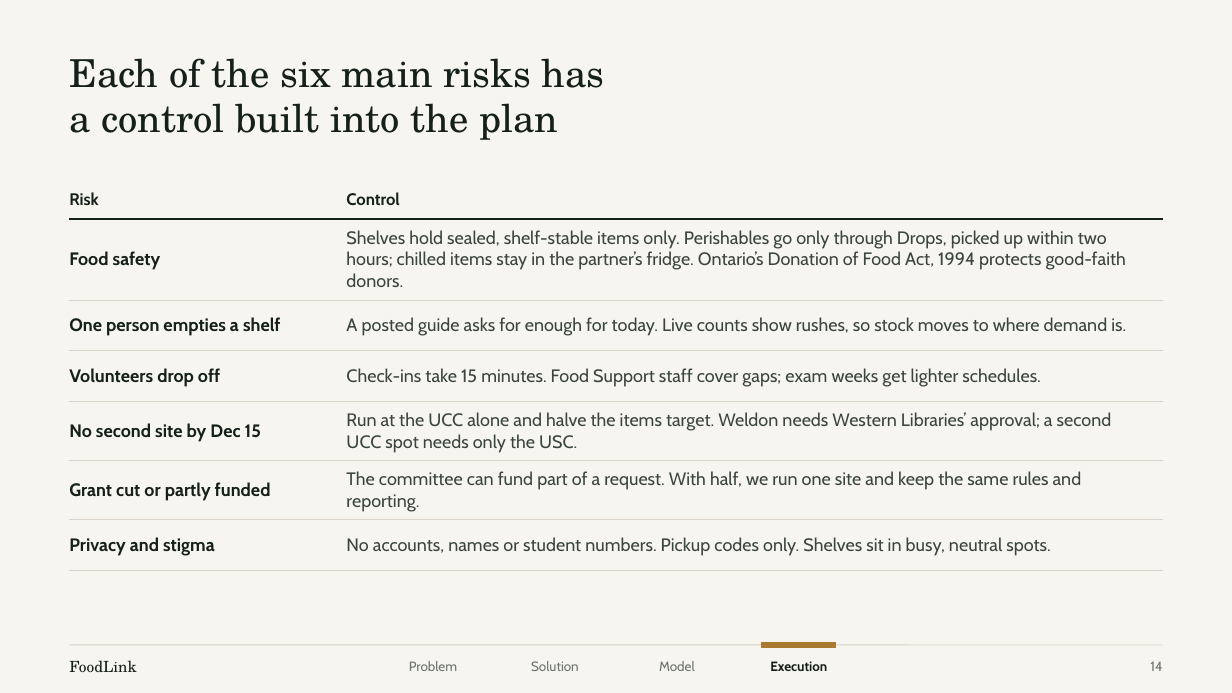
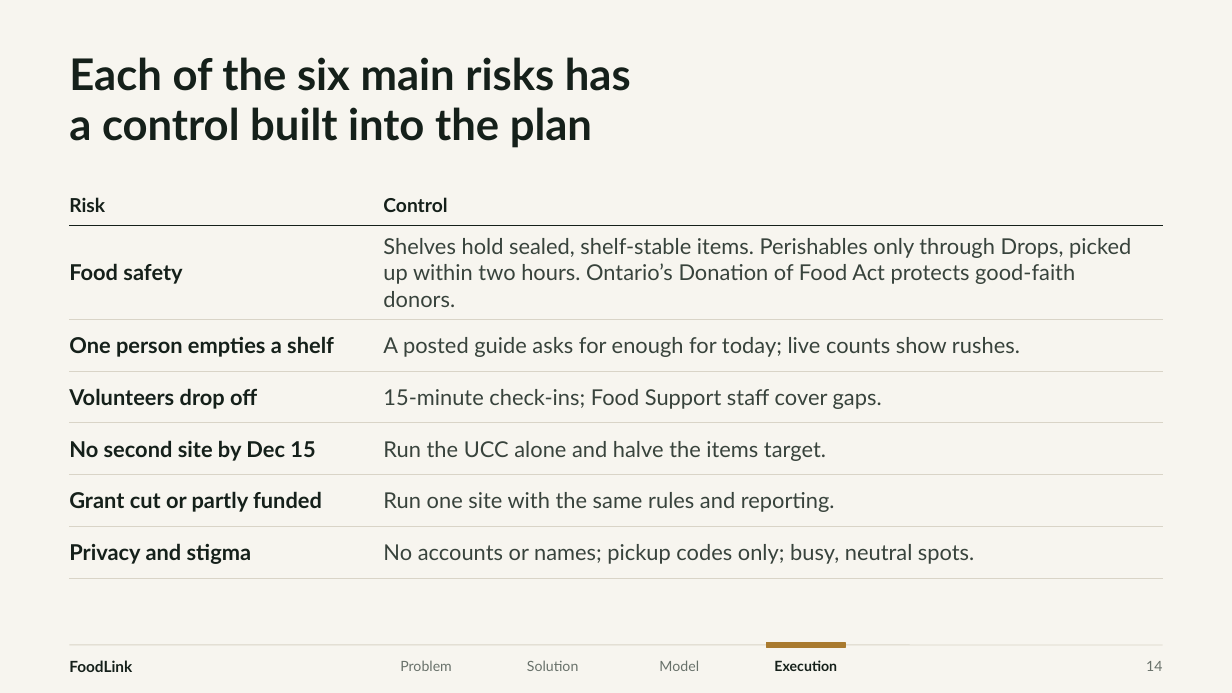
Before and after one commit to xingexu/aspire, a slide deck: slide 14 of deck/PBSN_ASPIRE_FoodLink.pptx. Drawn at 1232x693 pixels with LibreOffice and Linux fonts; fonts in the diff are those of the drawing. Boxes give left, top, right and bottom in pixels: in the first picture for what was removed or moved away, otherwise in the second. Text is boxed around its words. In the diff, an @@ line names an element or a change of style, - is before the commit and + after.

```diff
--- a/deck/PBSN_ASPIRE_FoodLink.pptx
+++ b/deck/PBSN_ASPIRE_FoodLink.pptx
@@ title "Each of the six main ..." at box(69, 57, 631, 148): size 30 to 34 pt, font TeX Gyre Schola to Lato, bold on; line spacing 0.98 to 0.95 @@
@@ table at box(69, 185, 1163, 568) @@
-row 2, column 2: Shelves hold sealed, shelf-stable items only. Perishables go only through Drops, picked up within two hours; chilled items stay in the partner’s fridge. Ontario’s Donation of Food Act, 1994 protects good-faith donors.
+row 2, column 2: Shelves hold sealed, shelf-stable items. Perishables only through Drops, picked up within two hours. Ontario’s Donation of Food Act protects good-faith donors.
-row 3, column 2: A posted guide asks for enough for today. Live counts show rushes, so stock moves to where demand is.
+row 3, column 2: A posted guide asks for enough for today; live counts show rushes.
-row 4, column 2: Check-ins take 15 minutes. Food Support staff cover gaps; exam weeks get lighter schedules.
+row 4, column 2: 15-minute check-ins; Food Support staff cover gaps.
-row 5, column 2: Run at the UCC alone and halve the items target. Weldon needs Western Libraries’ approval; a second UCC spot needs only the USC.
+row 5, column 2: Run the UCC alone and halve the items target.
-row 6, column 2: The committee can fund part of a request. With half, we run one site and keep the same rules and reporting.
+row 6, column 2: Run one site with the same rules and reporting.
-row 7, column 2: No accounts, names or student numbers. Pickup codes only. Shelves sit in busy, neutral spots.
+row 7, column 2: No accounts or names; pickup codes only; busy, neutral spots.
@@ size 13 to 15 pt in "Risk", "Control" @@
@@ font Cabin to Lato in "Risk", "Control", "Food safety", "One person empties a shelf" and 4 more places @@
@@ size 14 to 17 pt in "Food safety", "One person empties a shelf", "Volunteers drop off", "No second site by Dec 15" and 2 more places @@
@@ table: place and size @@
-table at box(69, 180, 1163, 560)
+table at box(69, 185, 1163, 568)
@@ text "FoodLink" at box(69, 660, 132, 672): font TeX Gyre Schola to Lato, bold on @@
@@ size 10.5 to 11 pt, font Cabin to Lato, text colour #6B746D to #68716A in 4 elements at box(1146, 661, 1162, 671), box(527, 660, 578, 671), box(659, 660, 699, 671), box(400, 660, 452, 671) @@
@@ text "Problem": place and size @@
-text "Problem" at box(409, 661, 457, 671)
+text "Problem" at box(400, 660, 452, 671)
@@ text "Execution" at box(774, 660, 837, 671): size 10.5 to 11 pt, font Cabin to Lato @@
@@ rectangle: place and size @@
-rectangle at box(762, 643, 836, 648)
+rectangle at box(767, 643, 846, 648)
```
Also in this commit, not shown: 19 other slides changed, 18 other files.
